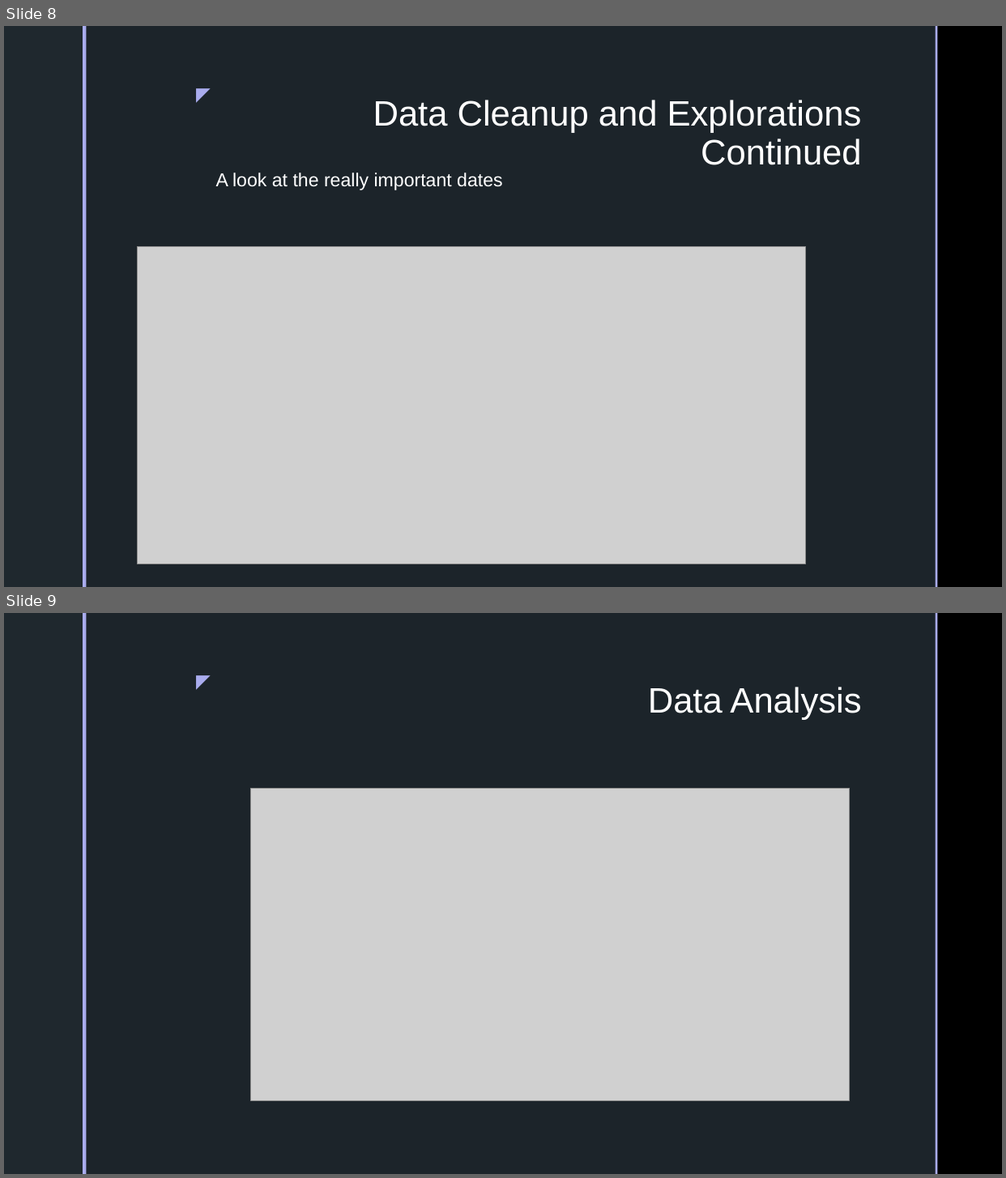
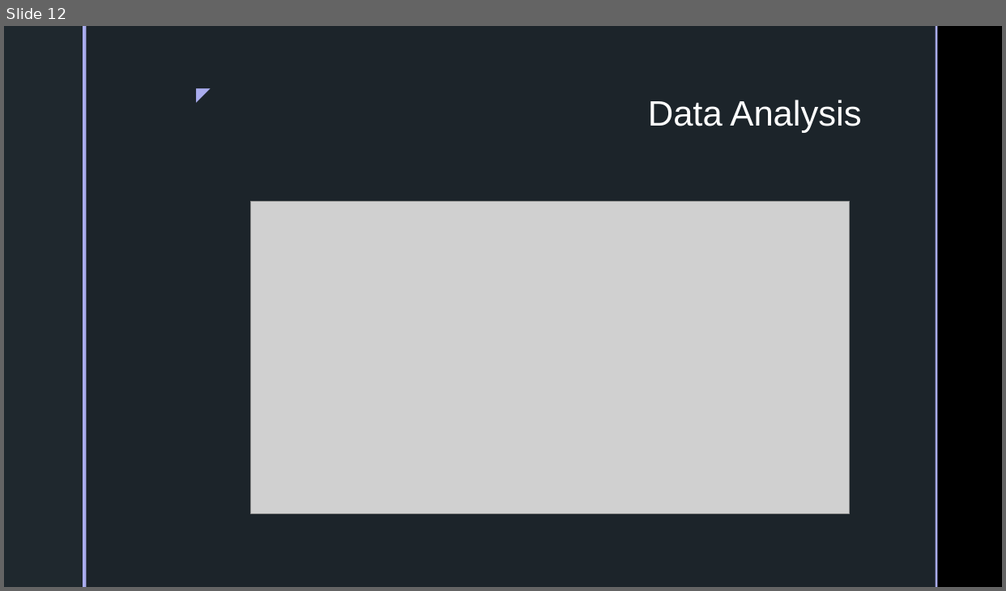
Before and after one commit to inkosi-codes/Covid-19-and-Low-Income-Communities, a slide deck: docs/Presentation/Power-Point.pptx. Shown one above the other, each under a label of ours: slides 8 and 9 before the commit, slide 12 after it. The pictures are 1006x1178 and 1006x591 pixels, drawn with LibreOffice and Linux fonts; fonts in the diff are those of the drawing; grey boxes stand for pictures; background and template pictures are left out. Boxes give left, top, right and bottom in pixels: in the first picture for what was removed or moved away, otherwise in the second. Text is boxed around its words. In the diff, an @@ line names an element or a change of style, - is before the commit and + after.

```diff
--- a/docs/Presentation/Power-Point.pptx
+++ b/docs/Presentation/Power-Point.pptx
@@ slide 8 removed at (4,26,1002,587), background picture (left out); not listed: 5 template elements that a slide beside it also shows @@
@@ title removed at (373,100,862,165) @@
-Data Cleanup and Explorations Continued
@@ text removed at (216,173,503,190) @@
-A look at the really important dates
@@ picture removed at (138,247,807,565) @@
@@ what was slide 9 is now slide 12 @@
```
Also in this commit, not shown: 2 slides changed, 5 slides added, 2 other slides removed, 4 other files.
